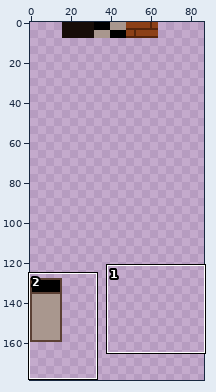
Two versions of one sprite sheet, res/tiles.png. Above: a wide view before the commit, with the close-up outlined.
Close-up. The starting point:
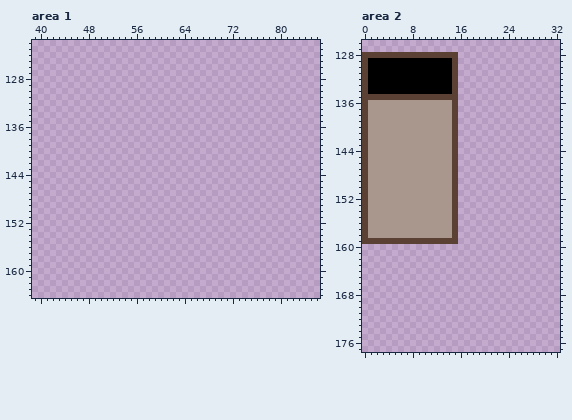
The file is 256x256 pixels. Shown: area 1: x 39..86, y 122..164; area 2: x 0..32, y 126..177. The wide view leaves out empty margins.
New version:
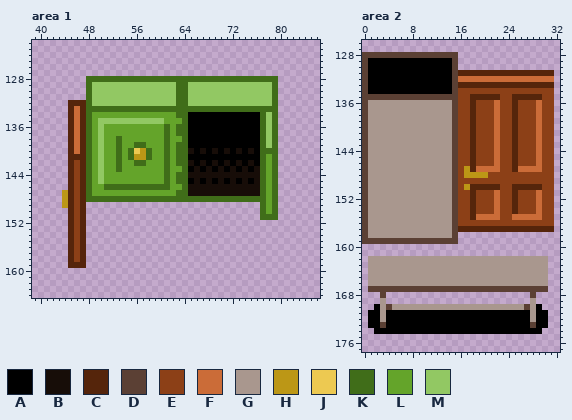
Palette (. is transparent): A #000000  B #170d08  C #55250b  D #5b4034  E #8c4017  F #cb6c38  G #a9978e  H #bc9716  J #edc951  K #406d19  L #64a42a  M #92c863
Change:
Area 1:
y 128: x 48..79 ................................ -> KKKKKKKKKKKKKKKKKKKKKKKKKKKKKKKK
y 129..131: x 48..79 ................................ -> KMMMMMMMMMMMMMMKKMMMMMMMMMMMMMMK
y 132: x 45..79 ................................... -> CCCKMMMMMMMMMMMMMMKKMMMMMMMMMMMMMMK
y 133: x 45..79 ................................... -> CFCKKKKKKKKKKKKKKKKKKKKKKKKKKKKKKKK
y 134: x 45..79 ................................... -> CFCKLLLLLLLLLLLLLLKKAAAAAAAAAAAAKMK
y 135: x 45..79 ................................... -> CFCKLMMMMMMMMMMMLLLKAAAAAAAAAAAAKMK
y 136..137: x 45..79 ................................... -> CFCKLMLLLLLLLLLLKLKKAAAAAAAAAAAAKMK
y 138: x 45..79 ................................... -> CFCKLMLLKLLLLLLLKLLKAAAAAAAAAAAAKMK
y 139: x 45..79 ................................... -> CFCKLMLLKLLKKLLLKLKKAAAAAAAAAAAAKMK
y 140: x 45..79 ................................... -> CFCKLMLLKLKJHKLLKLKKBABABABABABAKKK
y 141: x 45..79 ................................... -> CCCKLMLLKLKHHKLLKLKKAAAAAAAAAAAAKLK
y 142: x 45..79 ................................... -> CECKLMLLKLLKKLLLKLKKBABABABABABAKLK
y 143: x 45..79 ................................... -> CECKLMLLKLLLLLLLKLLKABABABABABABKLK
y 144: x 45..79 ................................... -> CECKLMLLLLLLLLLLKLKKBBBBBBBBBBBBKLK
y 145: x 45..79 ................................... -> CECKLMLLLLLLLLLLKLKKABABABABABABKLK
y 146: x 45..79 ................................... -> CECKLLKKKKKKKKKKKLLKBBBBBBBBBBBBKLK
y 147: x 44..79 .................................... -> HCECKLLLLLLLLLLLLLLKKBBBBBBBBBBBBKLK
y 148: x 44..79 .................................... -> HCECKKKKKKKKKKKKKKKKKKKKKKKKKKKKKKLK
y 149: x 44..47 .... -> HCEC; x 77..79 ... -> KLK
y 150: x 45..47 ... -> CEC; x 77..79 ... -> KLK
y 151: x 45..47 ... -> CEC; x 77..79 ... -> KKK
y 152..158: x 45..47 ... -> CEC
y 159: x 45..47 ... -> CCC
Area 2:
y 131: x 16..31 ................ -> CCCCCCCCCCCCCCCC
y 132: x 16..31 ................ -> FFFFFFFFFFFFFFFF
y 133: x 16..31 ................ -> CCCCCCCCCCCCCCCC
y 134: x 16..31 ................ -> EEEEEEEEEEEEEEEE
y 135: x 16..31 ................ -> EECCCCCEECCCCCEE
y 136..146: x 16..31 ................ -> EECEEEFEECEEEFEE
y 147: x 16..31 ................ -> EHCFFFFEECFFFFEE
y 148: x 16..31 ................ -> EHHHHEEEEEEEEEEE
y 149: x 16..31 ................ -> EEEEEEEEEEEEEEEE
y 150: x 16..31 ................ -> EHCCCCCEECCCCCEE
y 151..154: x 16..31 ................ -> EECEEEFEECEEEFEE
y 155: x 16..31 ................ -> EECFFFFEEFFFFFEE
y 156: x 16..31 ................ -> EEEEEEEEEEEEEEEE
y 157: x 16..31 ................ -> CCCCCCCCCCCCCCCC
y 162..166: x 1..30 .............................. -> GGGGGGGGGGGGGGGGGGGGGGGGGGGGGG
y 167: x 1..30 .............................. -> DDDDDDDDDDDDDDDDDDDDDDDDDDDDDD
y 168: x 3 . -> D; x 28 . -> D
y 169: x 3 . -> G; x 28 . -> G
y 170: x 2..29 ............................ -> AGDGGGGGGGGGGGGGGGGGGGGGGDGA
y 171..172: x 1..30 .............................. -> AAGAAAAAAAAAAAAAAAAAAAAAAAAGAA
y 173: x 1..30 .............................. -> AADAAAAAAAAAAAAAAAAAAAAAAAADAA
y 174: x 2..29 ............................ -> AAAAAAAAAAAAAAAAAAAAAAAAAAAA
Pixel boxes of the changes (left, top, right, bottom) in both close-ups:
added: (62, 76, 278, 268)
added: (458, 70, 554, 232)
added: (368, 256, 548, 334)
